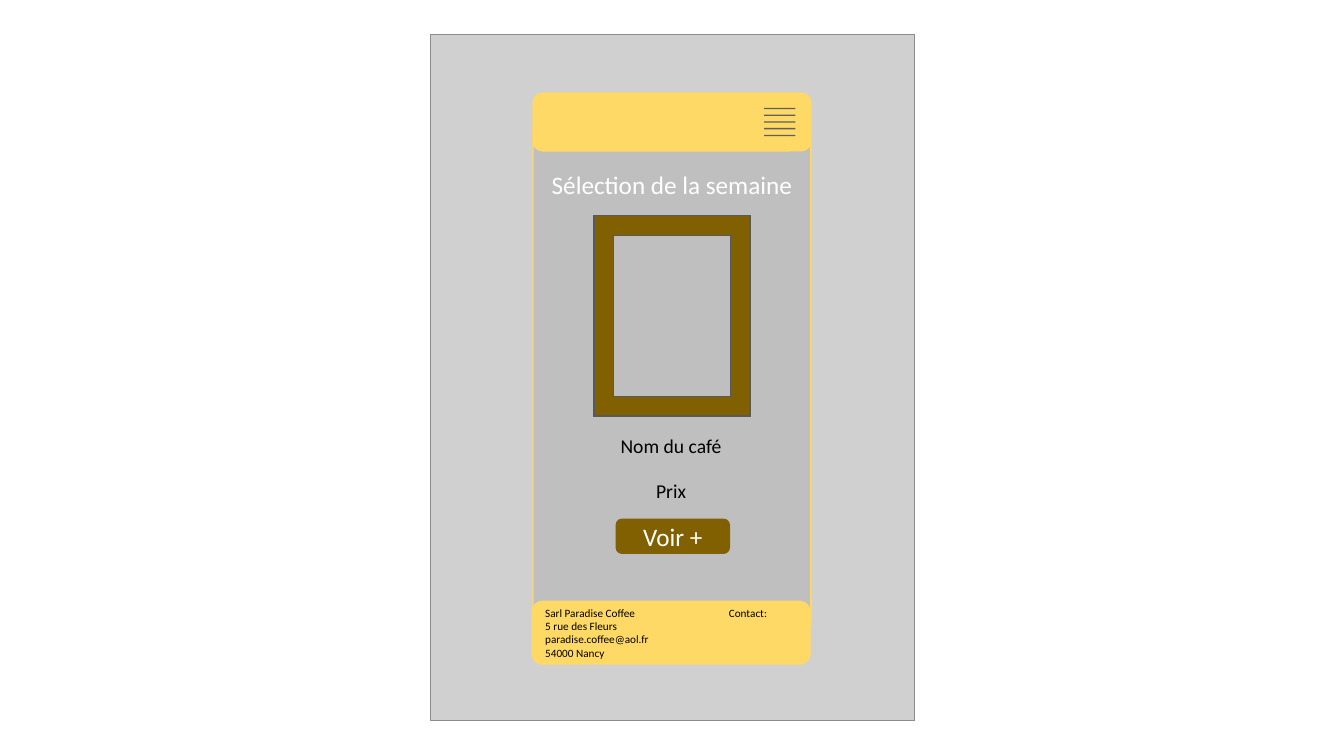
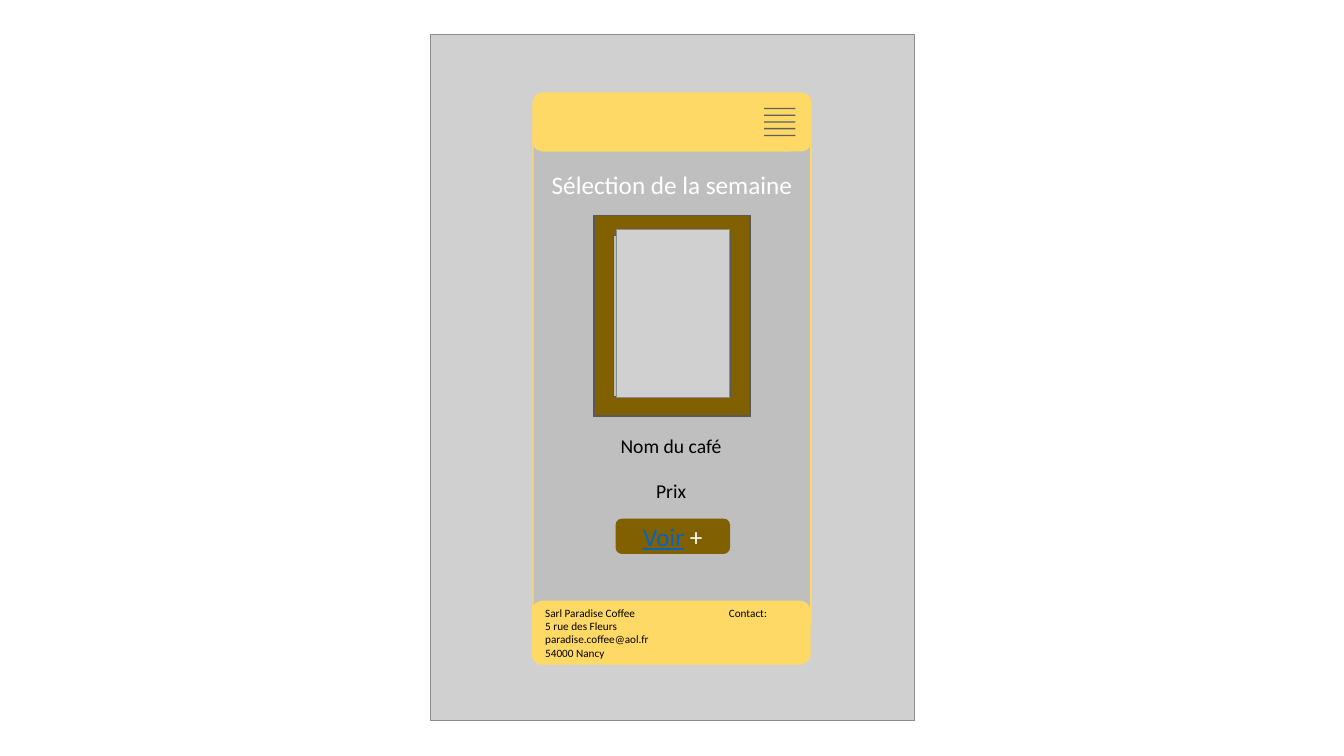
Before and after one commit to AudreyBclz/Groupe6, a slide deck: slide 4 of ProjetStage/maquette/maquetteStage.pptx (slide 3 before the commit). Drawn at 1344x756 pixels with LibreOffice and Linux fonts; fonts in the diff are those of the drawing; grey boxes stand for pictures. Boxes give left, top, right and bottom in pixels: in the first picture for what was removed or moved away, otherwise in the second. Text is boxed around its words. In the diff, an @@ line names an element or a change of style, - is before the commit and + after.

```diff
--- a/ProjetStage/maquette/maquetteStage.pptx
+++ b/ProjetStage/maquette/maquetteStage.pptx
@@ picture added at <box>616,229,729,397</box> @@
@@ rounded rectangle "Voir +" at <box>616,519,729,554</box>: text colour #FFFFFF to #0563C1, underline on in "Voir" @@
```
Also in this commit, not shown: 3 other slides changed, 13 slides added.
